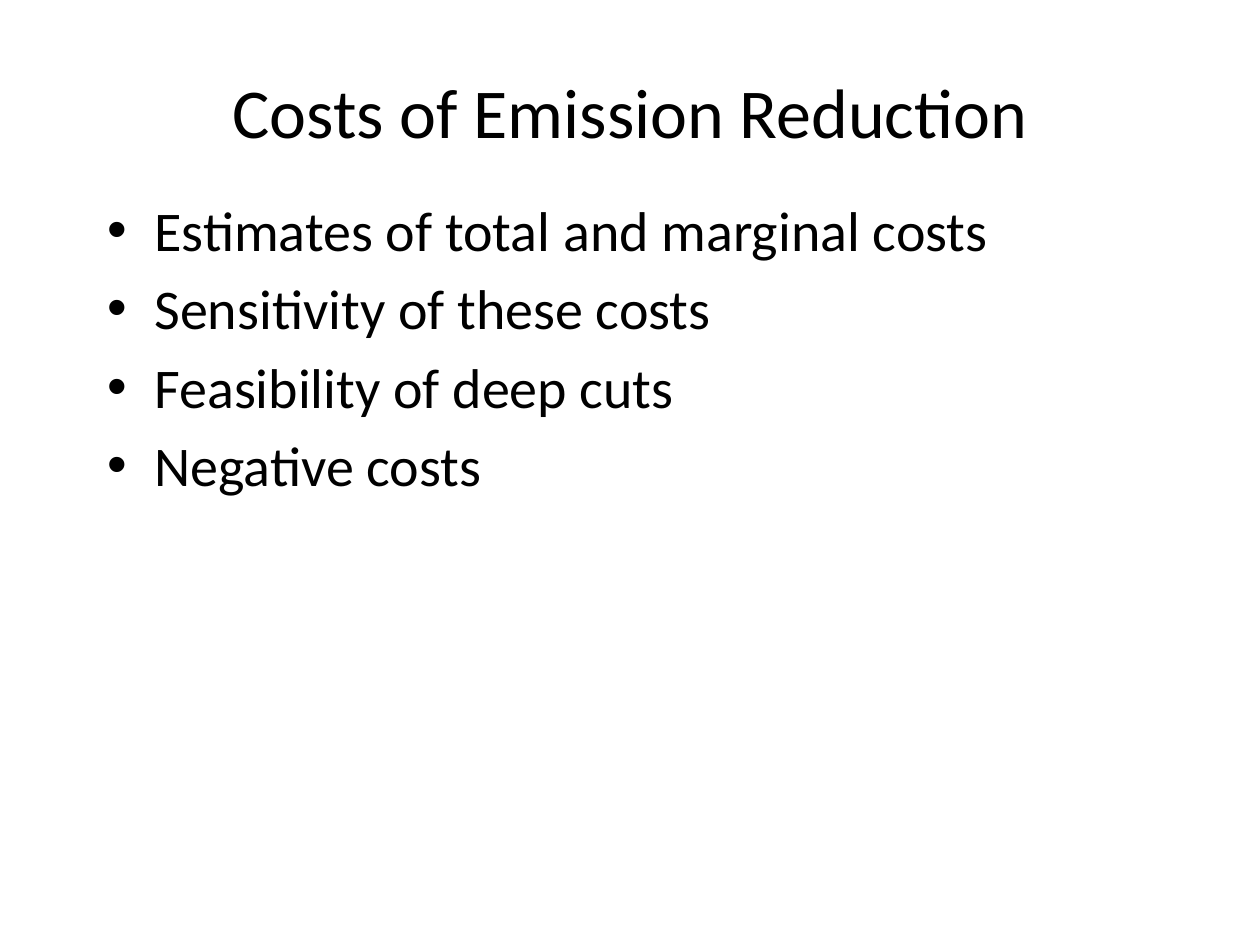
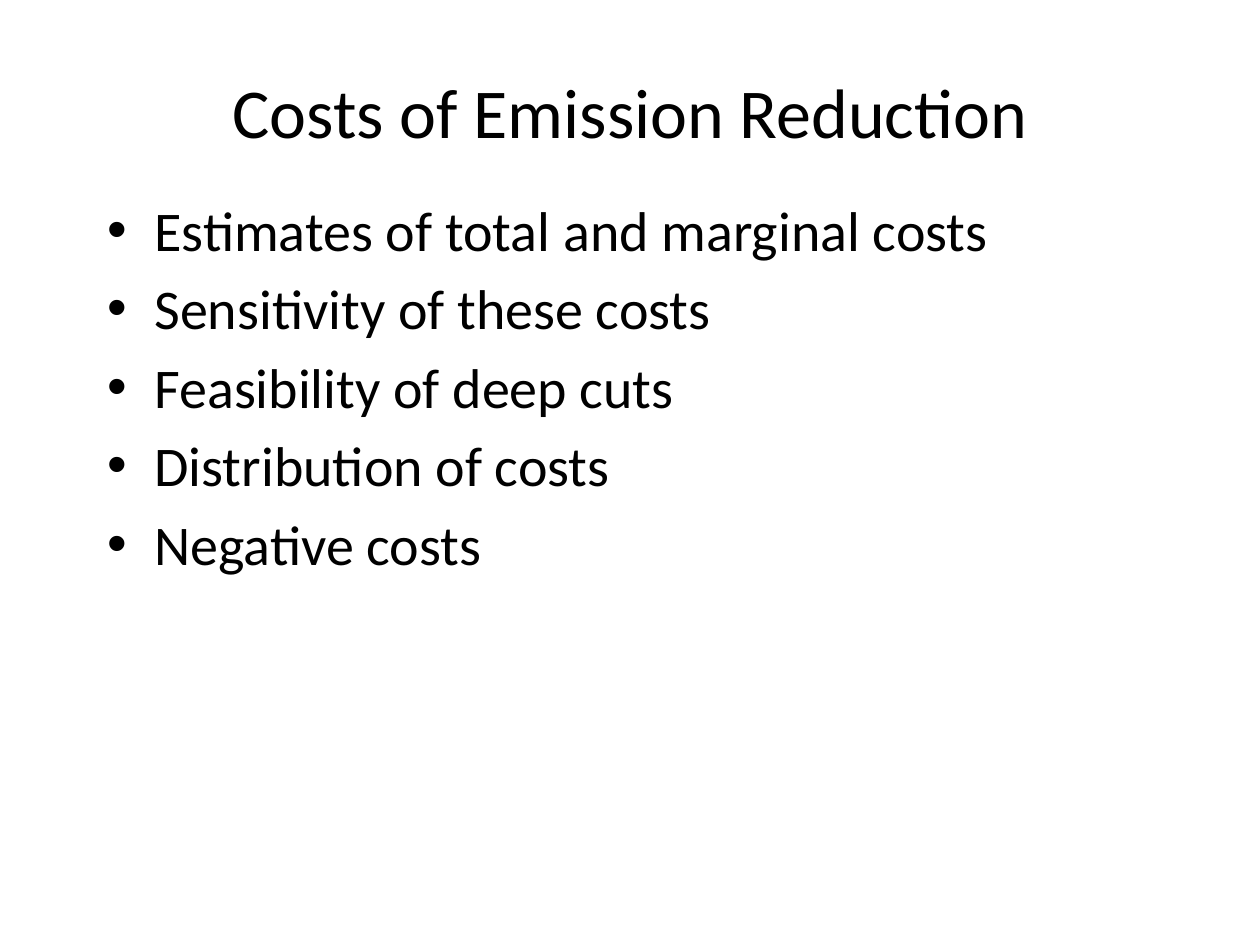
Before and after one commit to rtol/ClimateEconomics, a slide deck: slide 1 of cceug3 abatement.pptx. Drawn at 1260x945 pixels with LibreOffice and Linux fonts; fonts in the diff are those of the drawing. Boxes give left, top, right and bottom in pixels: in the first picture for what was removed or moved away, otherwise in the second. Text is boxed around its words. In the diff, an @@ line names an element or a change of style, - is before the commit and + after.

```diff
--- a/cceug3 abatement.pptx
+++ b/cceug3 abatement.pptx
@@ text at (x1=154, y1=447, x2=610, y2=487): paragraph added @@
+• Distribution of costs
```
Also in this commit, not shown: 11 slides added, 7 other files.
